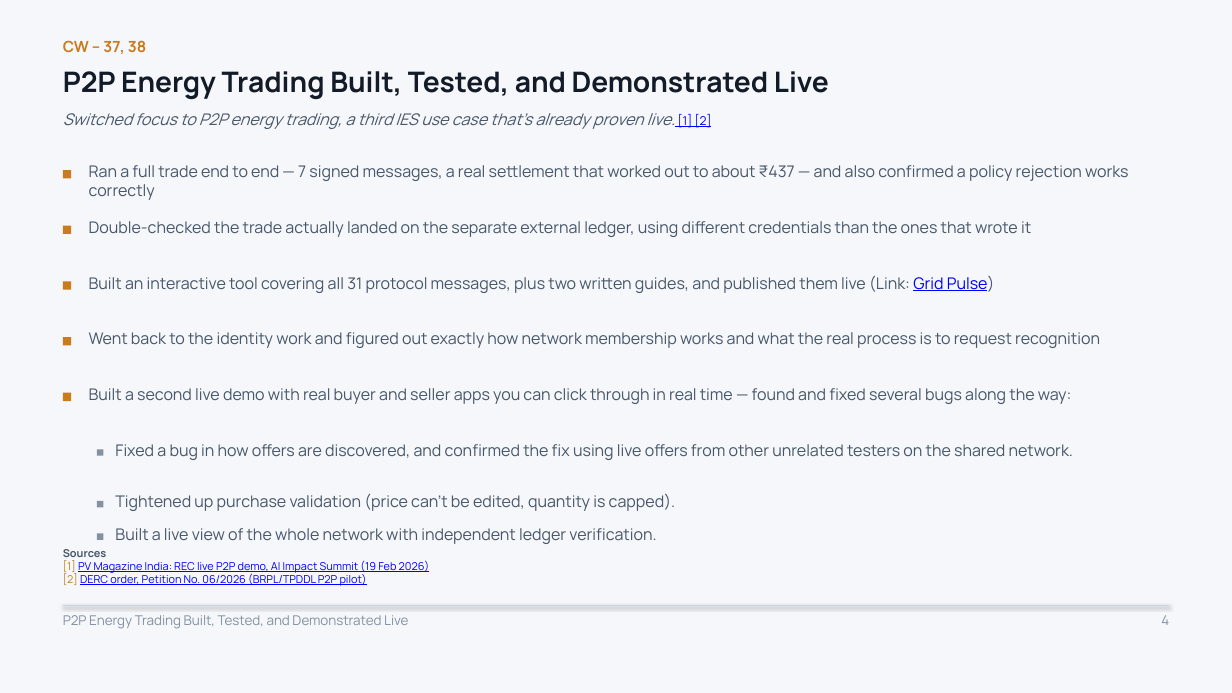
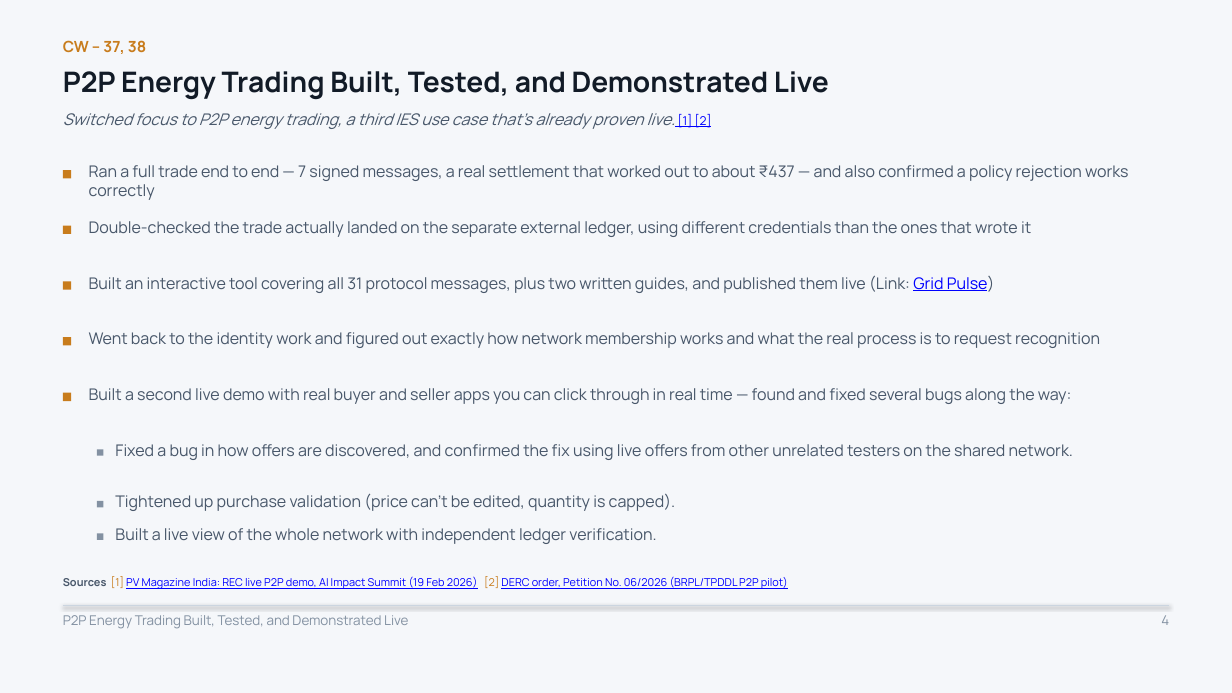
Before and after one commit to Sanjay-dev22/personal-deg, a slide deck: slide 4 of work-record/DEG-IES-Weekly-Update-Group-Meeting.pptx. Drawn at 1232x693 pixels with LibreOffice and Linux fonts; fonts in the diff are those of the drawing. Boxes give left, top, right and bottom in pixels: in the first picture for what was removed or moved away, otherwise in the second. Text is boxed around its words. In the diff, an @@ line names an element or a change of style, - is before the commit and + after.

```diff
--- a/work-record/DEG-IES-Weekly-Update-Group-Meeting.pptx
+++ b/work-record/DEG-IES-Weekly-Update-Group-Meeting.pptx
@@ text at [63, 576, 788, 589]: text changed @@
-Sources
-[1] PV Magazine India: REC live P2P demo, AI Impact Summit (19 Feb 2026)
-[2] DERC order, Petition No. 06/2026 (BRPL/TPDDL P2P pilot)
+Sources [1] PV Magazine India: REC live P2P demo, AI Impact Summit (19 Feb 2026) [2] DERC order, Petition No. 06/2026 (BRPL/TPDDL P2P pilot)
```
Also in this commit, not shown: 5 other slides changed, 59 other files.
